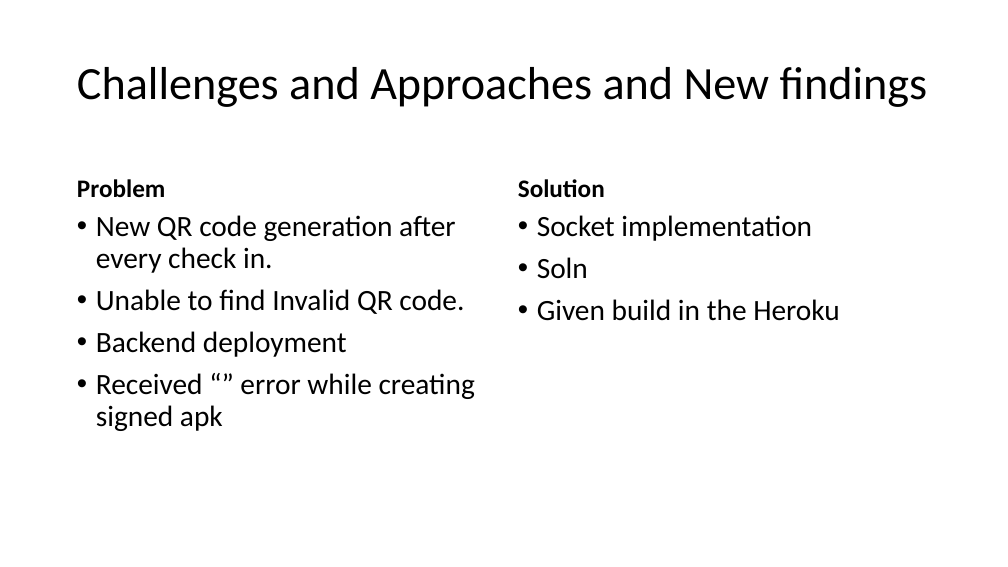
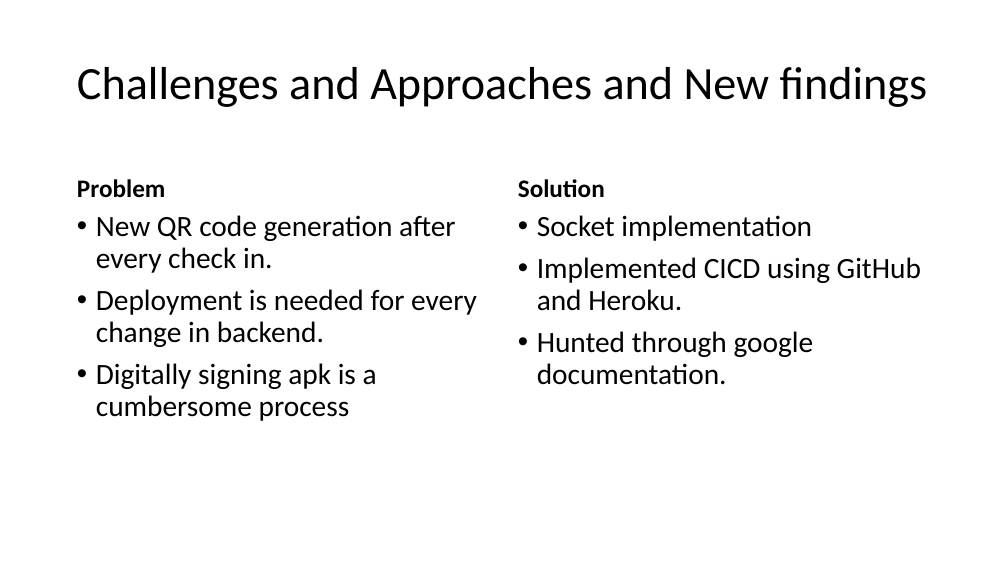
Before and after one commit to pavankotas/SmartAttend, a slide deck: slide 5 of Requirements/ppts/Final Sample.pptx. Drawn at 1008x567 pixels with LibreOffice and Linux fonts; fonts in the diff are those of the drawing. Boxes give left, top, right and bottom in pixels: in the first picture for what was removed or moved away, otherwise in the second. Text is boxed around its words. In the diff, an @@ line names an element or a change of style, - is before the commit and + after.

```diff
--- a/Requirements/ppts/Final Sample.pptx
+++ b/Requirements/ppts/Final Sample.pptx
@@ text at (537, 257, 921, 385): text changed @@
-• Soln
-• Given build in the Heroku
+• Implemented CICD using GitHub and Heroku.
+• Hunted through google documentation.
@@ text at (96, 289, 477, 421): text changed @@
-• Unable to find Invalid QR code.
-• Backend deployment
-• Received “” error while creating signed apk
+• Deployment is needed for every change in backend.
+• Digitally signing apk is a cumbersome process
```
Also in this commit, not shown: 1 other file.
